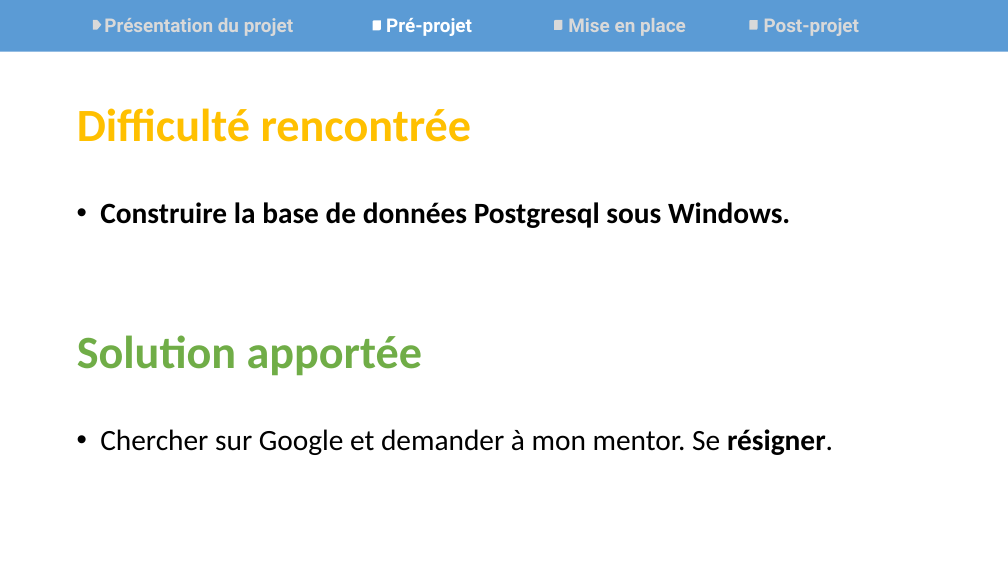
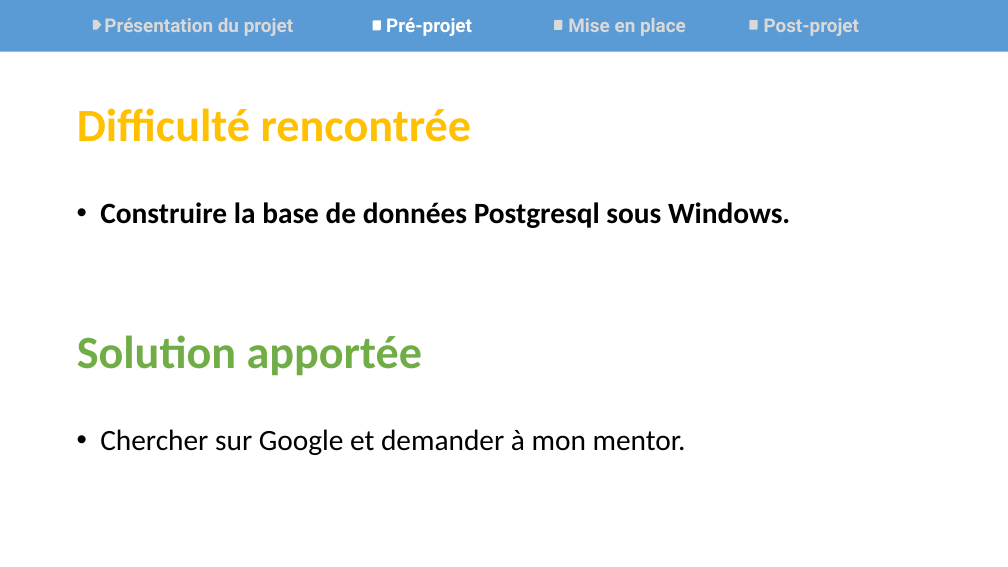
Before and after one commit to Synkied/OC_Projet-8, a slide deck: slide 10 of livrables/Projet8_Purbeurre_Nutellove.pptx. Drawn at 1008x567 pixels with LibreOffice and Linux fonts; fonts in the diff are those of the drawing. Boxes give left, top, right and bottom in pixels: in the first picture for what was removed or moved away, otherwise in the second. Text is boxed around its words. In the diff, an @@ line names an element or a change of style, - is before the commit and + after.

```diff
--- a/livrables/Projet8_Purbeurre_Nutellove.pptx
+++ b/livrables/Projet8_Purbeurre_Nutellove.pptx
@@ text at (100,429,686,455): text changed @@
-• Chercher sur Google et demander à mon mentor. Se résigner.
+• Chercher sur Google et demander à mon mentor.
```
Also in this commit, not shown: 2 other slides changed, 13 other files.
